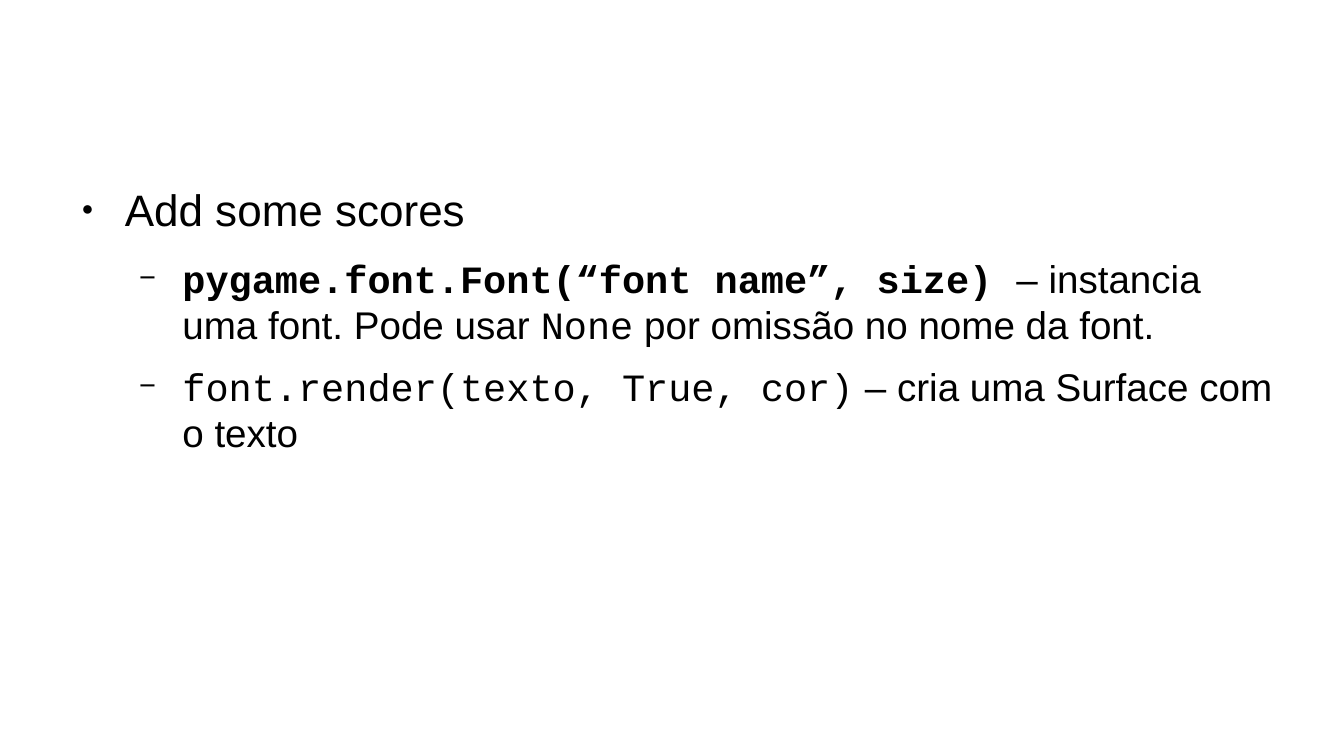
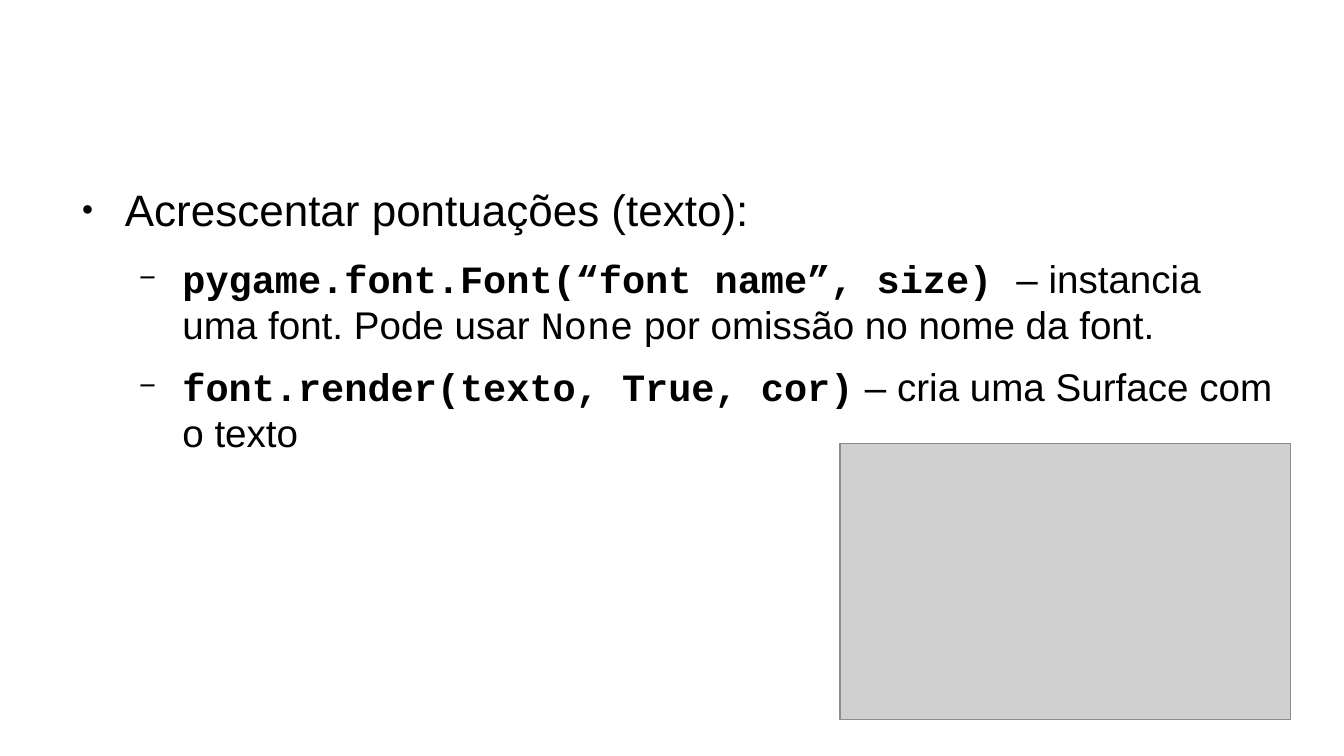
Before and after one commit to dgomes/pygame_tutorial, a slide deck: slide 9 of Introducao ao PyGame.odp (slide 8 before the commit). Drawn at 1344x756 pixels with LibreOffice and Linux fonts; fonts in the diff are those of the drawing; grey boxes stand for pictures; background and template pictures are left out. Boxes give left, top, right and bottom in pixels: in the first picture for what was removed or moved away, otherwise in the second. Text is boxed around its words. In the diff, an @@ line names an element or a change of style, - is before the commit and + after.

```diff
--- a/Introducao ao PyGame.odp
+++ b/Introducao ao PyGame.odp
@@ text at bbox=[125, 194, 748, 235]: text changed @@
-● Add some scores
+● Acrescentar pontuações (texto):
@@ text at bbox=[182, 373, 1272, 448]: bold on in "font.render(texto, True, cor)" @@
@@ picture added at bbox=[840, 444, 1292, 721] @@
```
Also in this commit, not shown: 4 other slides changed, 4 slides added.
